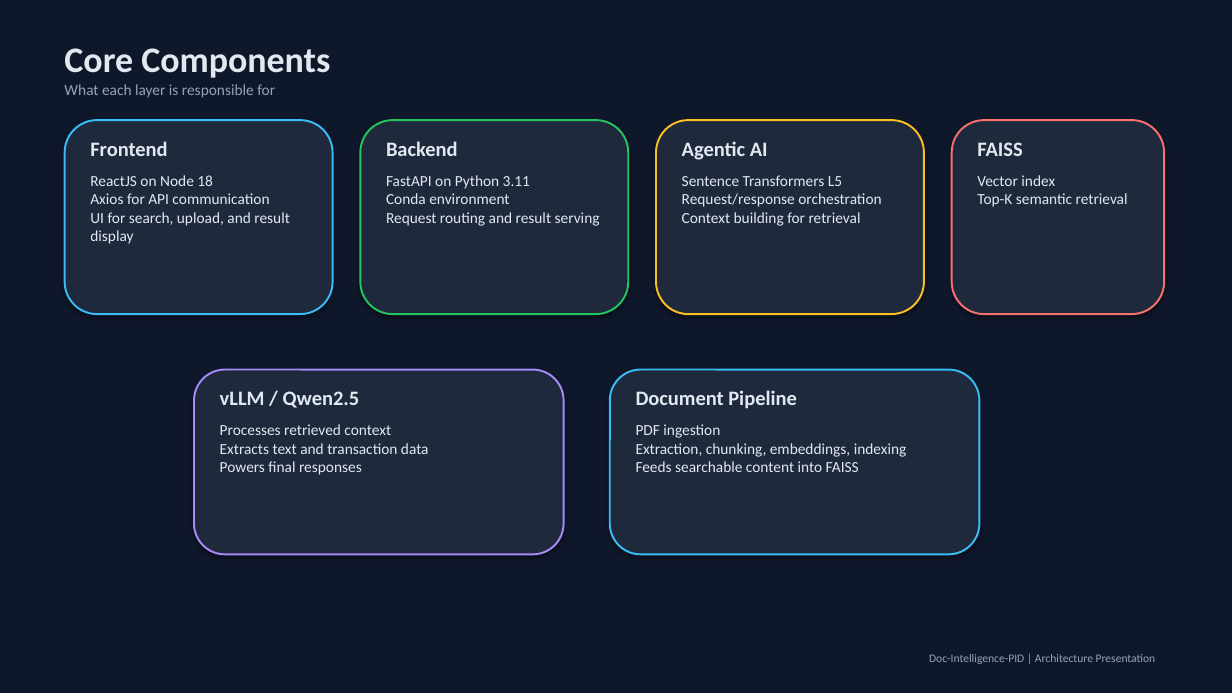
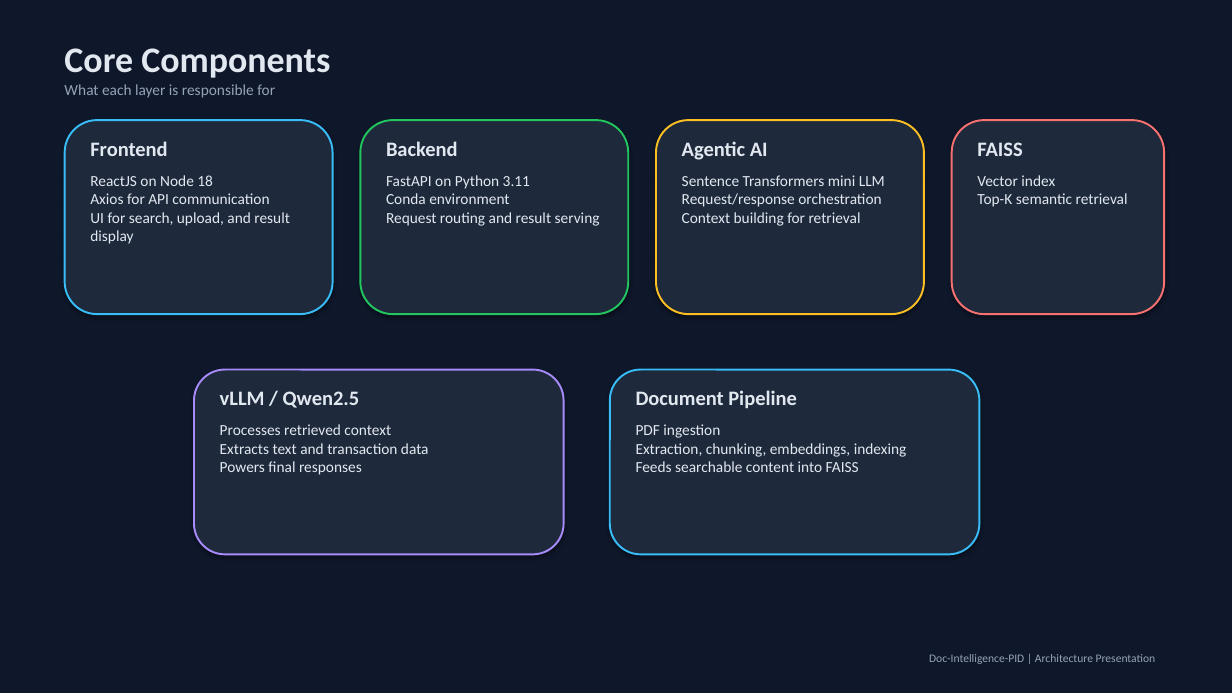
Before and after one commit to SriVinayaka/Doc-Intelligence-PID, a slide deck: slide 3 of Doc-Intelligence-PID-Presentation.pptx. Drawn at 1232x693 pixels with LibreOffice and Linux fonts; fonts in the diff are those of the drawing. Boxes give left, top, right and bottom in pixels: in the first picture for what was removed or moved away, otherwise in the second. Text is boxed around its words. In the diff, an @@ line names an element or a change of style, - is before the commit and + after.

```diff
--- a/Doc-Intelligence-PID-Presentation.pptx
+++ b/Doc-Intelligence-PID-Presentation.pptx
@@ text at box(682, 175, 885, 186): text changed @@
-Sentence Transformers L5
+Sentence Transformers mini LLM
```
Also in this commit, not shown: 2 other slides changed.
